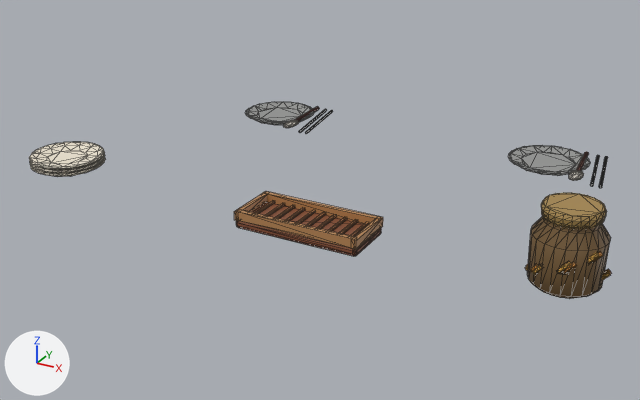
The glTF model assets/models/char-dining/setting.glb as it was, and as the next commit left it.
Before and after are seen from a camera (50 mm lens) standing at (0.805, -1.611, 0.736) and looking at (-0.051, -0.055, -0.042). Lighting does not change. The marker at lower left points along +X, +Y and +Z. The picture after the commit comes second. Mesh edges are drawn as thin lines. Where no turn or scale is listed for an object, it has been applied to the vertices. Vertices at exactly the same position are counted once.

Objects in the first picture: 'FP218_setting'.
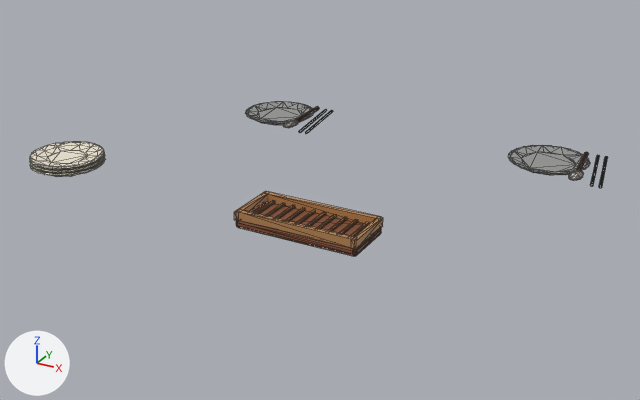
Where the newer file only moved an object's origin or applied its transform, the numbers keep the older frame.

Changed parts and their boxes [x1, y1, x2, y2] in the pictures (640 x 400 px; the box of a moved part takes in the faces that stretch with it):
'FP218_setting', reshaped (22% shorter): before [29, 102, 611, 299]; after [29, 102, 608, 256]
part 1 of me_fp218_setting, deleted (brown): before [525, 193, 611, 299]
part 2 of me_fp218_setting, moved or reshaped: [30, 142, 103, 174] in both
part 3 of me_fp218_setting, moved or reshaped: [508, 145, 590, 179] in both
part 4 of me_fp218_setting, moved or reshaped: before [284, 120, 298, 127]; after [278, 102, 308, 127]

Edits to the bpy script that builds the scene:
```text
Change me_fp218_setting:
    used by ob_fp218_setting; location = (-0.033, 0.014, 0.075)
    remove me_fp218_setting.from_pydata(...)  # 1183 vertices, 2182 faces; spans x -0.636..0.636, y -0.355..0.355, z -0.074..0.074
    add me_fp218_setting.from_pydata(...)  # 783 vertices, 1454 faces; spans x -0.636..0.529, y -0.355..0.355, z -0.074..-0.036
    me_fp218_setting part 1: 18 loose pieces with 413 vertices, spanning x 0.496..0.636, y -0.334..-0.204, z -0.072..0.074, are deleted
    me_fp218_setting part 2: 35 vertices removed from x -0.622..-0.503, y -0.334..-0.199, z -0.071..-0.046; 41 vertices added at x -0.622..-0.494, y -0.334..-0.199, z -0.074..-0.046
    me_fp218_setting part 3: 26 vertices removed from x 0.302..0.477, y 0.169..0.349, z -0.07..-0.05; 29 vertices added at x 0.302..0.476, y 0.173..0.35, z -0.07..-0.05
    me_fp218_setting part 4: 5 vertices removed from x -0.249..-0.232, y 0.177..0.203, z -0.058..-0.05; 9 vertices added at x -0.347..-0.231, y 0.168..0.32, z -0.065..-0.05
```
